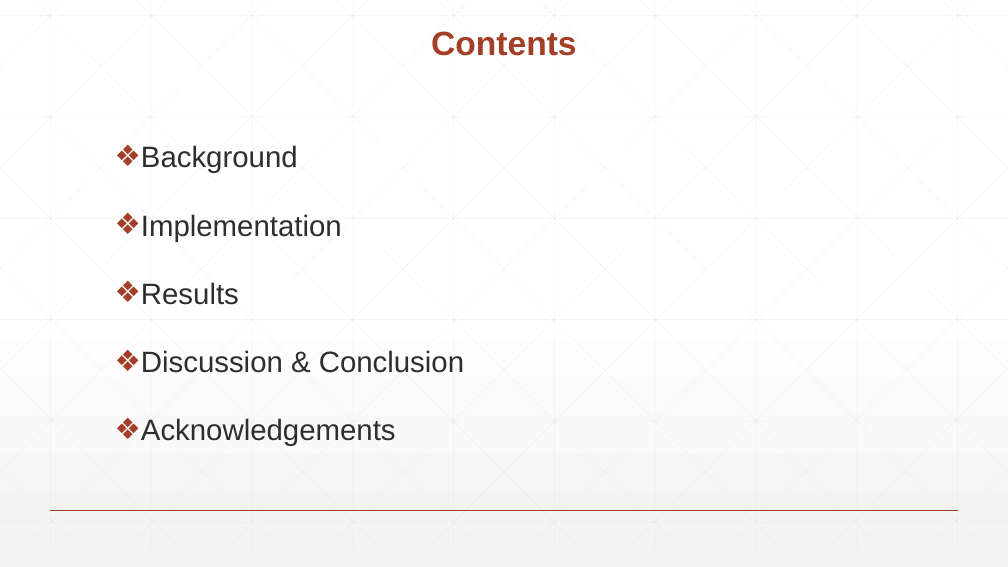
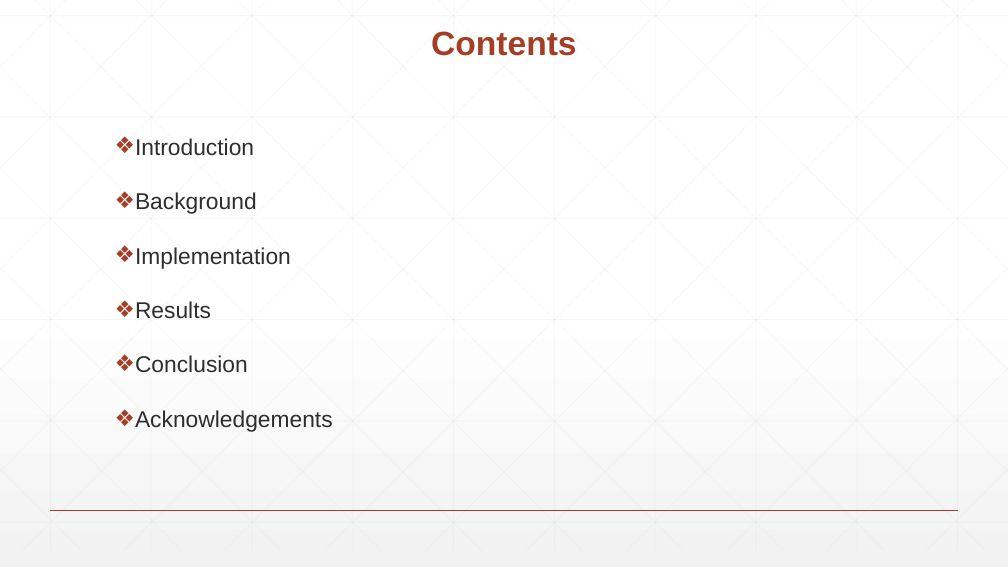
Before and after one commit to knasiotis/postgraduate_thesis, a slide deck: slide 3 of thesis/presentation.pptx. Drawn at 1008x567 pixels with LibreOffice and Linux fonts; fonts in the diff are those of the drawing. Boxes give left, top, right and bottom in pixels: in the first picture for what was removed or moved away, otherwise in the second. Text is boxed around its words. In the diff, an @@ line names an element or a change of style, - is before the commit and + after.

```diff
--- a/thesis/presentation.pptx
+++ b/thesis/presentation.pptx
@@ text at (135,138,254,156): paragraph added @@
+❖ Introduction
@@ text at (135,192,333,432): size 28 to 21.7 pt in "Background", "Implementation", "Results", "Acknowledgements"; line spacing 1.4 to 1.3 @@
@@ text at (135,355,248,373): text changed; size 28 to 21.7 pt @@
-❖ Discussion & Conclusion
+❖ Conclusion
```
Also in this commit, not shown: 27 other slides changed, 17 slides added, 11 slides removed, 1 other file.
